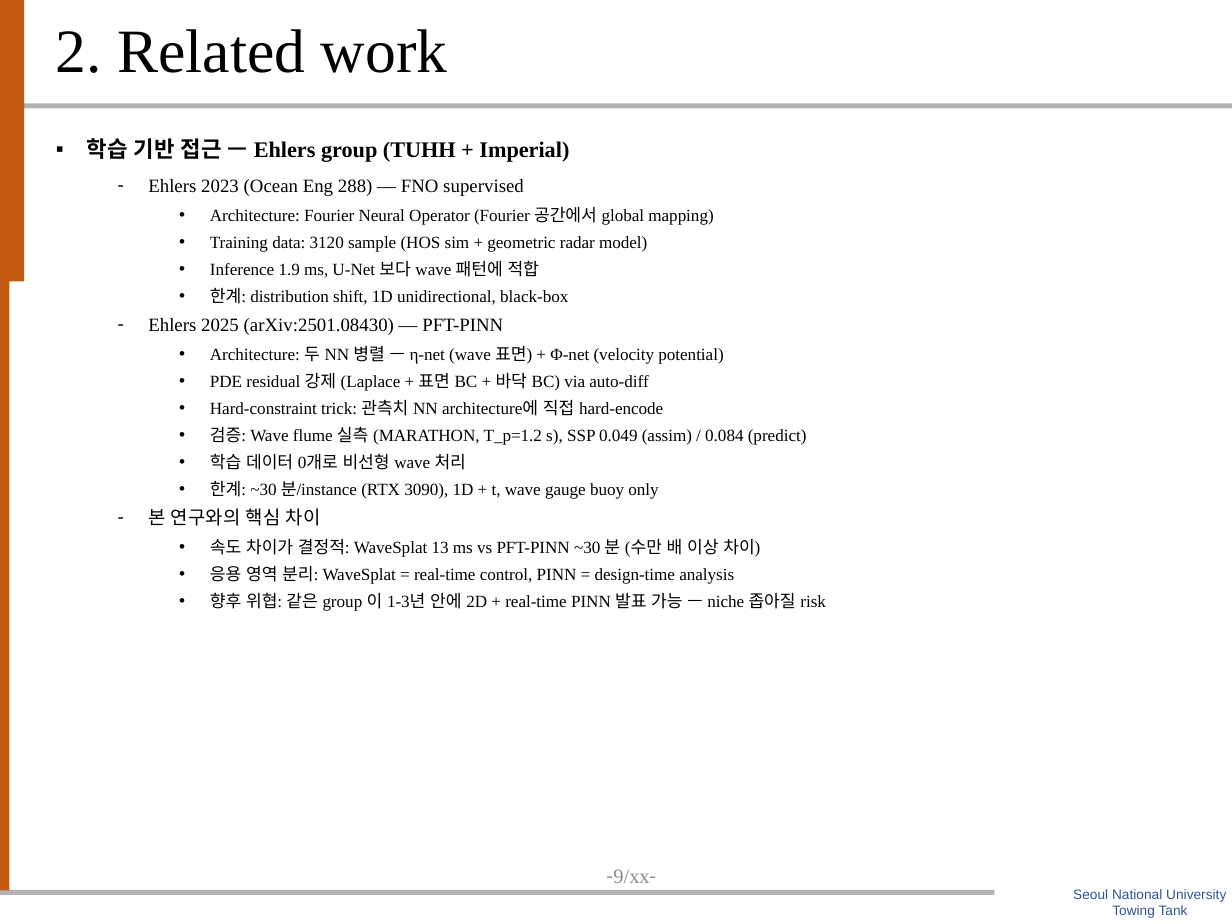
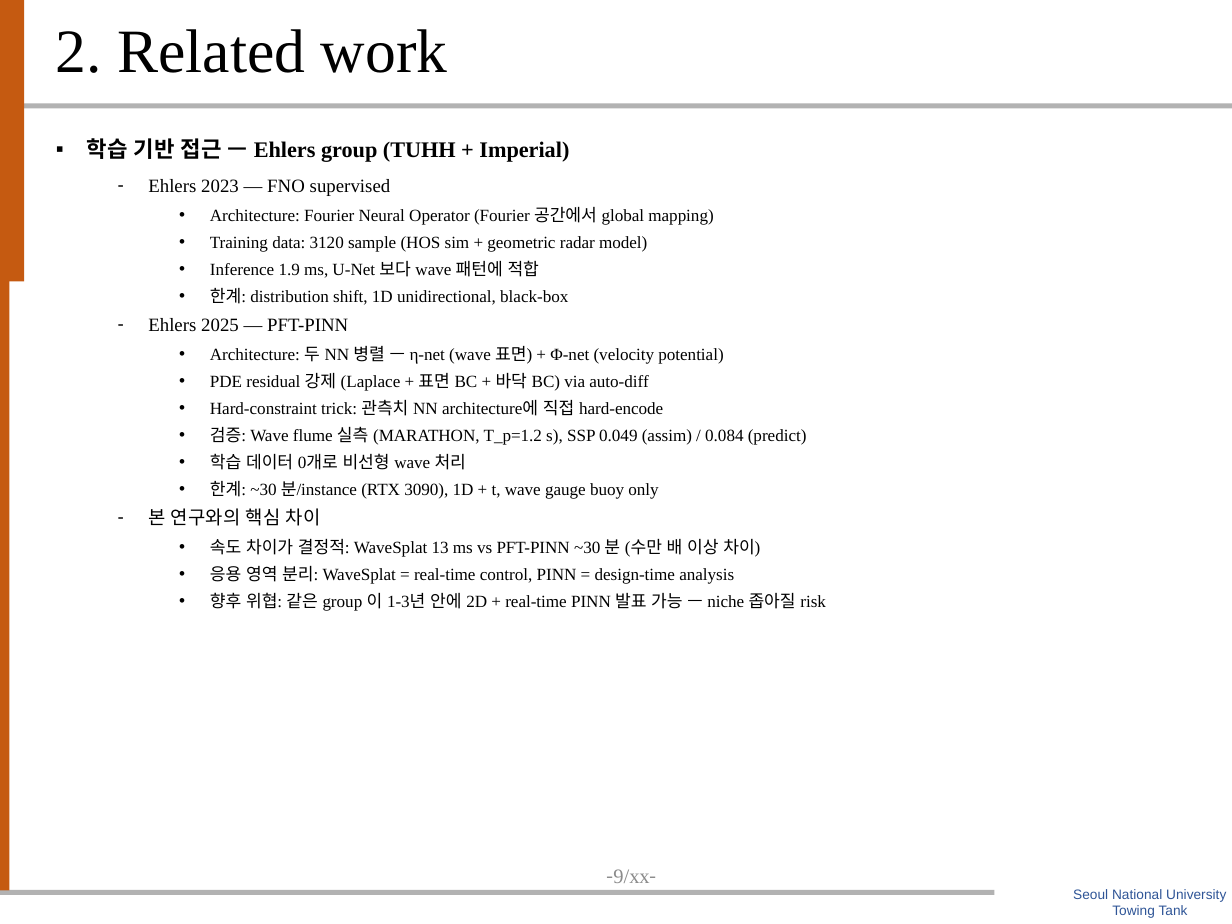
Before and after one commit to SAEYONGPARK94/wavesplat, a slide deck: slide 10 of wavesplat/docs/labmeeting_20260513_박세용_filled.pptx. Drawn at 1232x924 pixels with LibreOffice and Linux fonts; fonts in the diff are those of the drawing; background and template pictures are left out. Boxes give left, top, right and bottom in pixels: in the first picture for what was removed or moved away, otherwise in the second. Text is boxed around its words. In the diff, an @@ line names an element or a change of style, - is before the commit and + after.

```diff
--- a/wavesplat/docs/labmeeting_20260513_박세용_filled.pptx
+++ b/wavesplat/docs/labmeeting_20260513_박세용_filled.pptx
@@ text at [148, 179, 391, 196]: text changed @@
-  – Ehlers 2023 (Ocean Eng 288) — FNO supervised
+  – Ehlers 2023 — FNO supervised
@@ text at [148, 318, 348, 332]: text changed @@
-  – Ehlers 2025 (arXiv:2501.08430) — PFT-PINN
+  – Ehlers 2025 — PFT-PINN
```
Also in this commit, not shown: 2 other slides changed, 1 other file.
